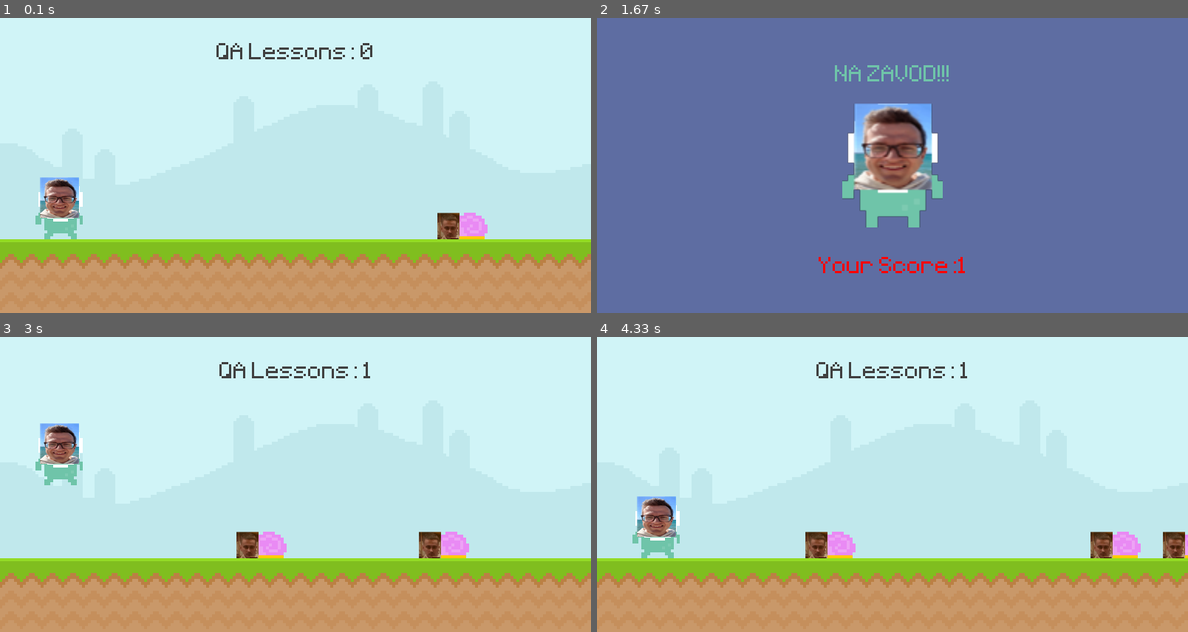
Above: before the commit, frames 1-4 (two rows, left to right).
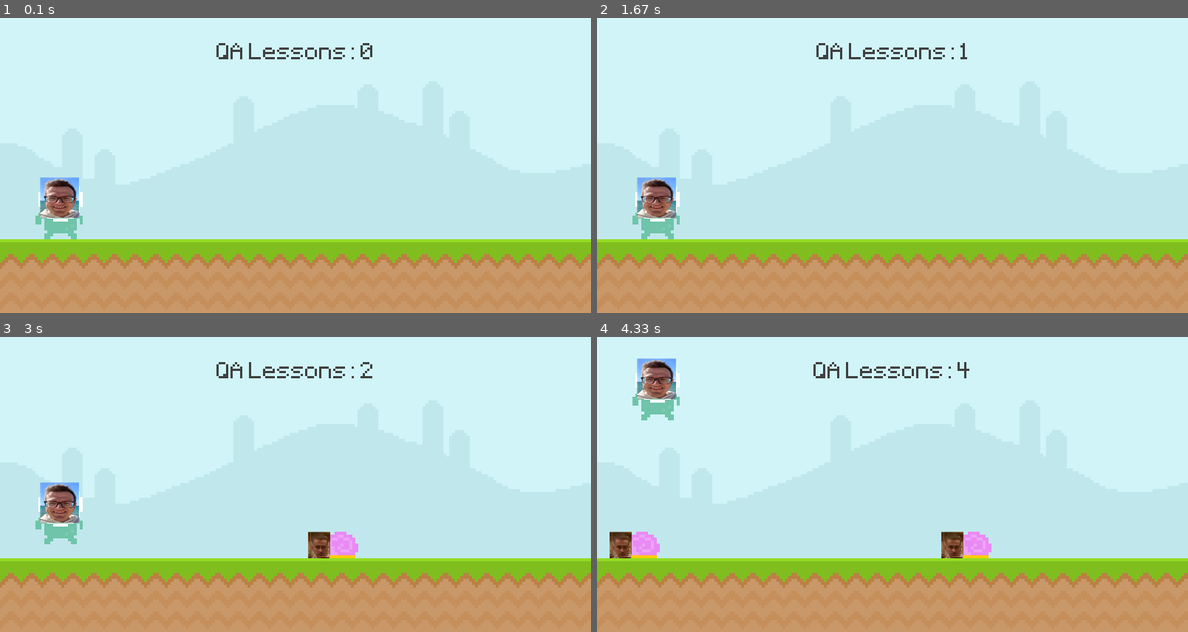
Above: after the commit, the same moments.

Repository: akglebak16/game_runner_python.py
Game: pygame game, started from pygame_project11.py
The game is run twice, just before and just after one commit, with the same random seed, the same clock (stepped at 60 frames per second) and the same inputs.
Inputs (mouse positions are in pixels of both pictures, inside the frame that each line leads up to):
- Up to frame 1 (0.1 s): no input
- Up to frame 2 (1.67 s): click (656, 206) at 0.38 s
- Up to frame 3 (3 s): tap Space at 1.67, 2.07, 2.37, 2.9 s
- Up to frame 4 (4.33 s): tap Space at 3.2, 3.97 s

The runs differ from the first frame. In frame 1, 0.7% of the frame differs, in the area x 74-83%, y 66-75%; in frame 2, 100%, in the area x 0-100%, y 0-100%; in frame 3, 5.2%; in frame 4, 6.1%.

Commit message:
added new enemy

Diff:
--- a/pygame_project11.py
+++ b/pygame_project11.py
@@ -11,15 +11,18 @@
     return current_time
 
 
-def obsticle_movement(obsticle_list):
-    if obsticle_list:
-        for obsticle_rect in obsticle_list:
-            obsticle_rect.x -= 5
+def obstacle_movement(obstacle_list):
+    if obstacle_list:
+        for obstacle_rect in obstacle_list:
+            obstacle_rect.x -= 5
 
-            screen.blit(snail_surface, obsticle_rect)
-        return obsticle_list
+            if obstacle_rect.bottom == 300: screen.blit(snail_surface, obstacle_rect)
+            else: screen.blit(fly_surf,obstacle_rect)
+        obstacle_list = [obstacle for obstacle in obstacle_list if obstacle.x > - 100]
+        return obstacle_list
     else:
         return []
+
 
 pygame.init()
 screen = pygame.display.set_mode((800, 400))
@@ -37,9 +40,10 @@
 # score_rect = text_surface.get_rect(center=(400, 50))
 
 snail_surface = pygame.image.load("graphics/snail/snail1.png").convert_alpha()
-snail_rectangle = snail_surface.get_rect(bottomright=(700, 300))
 
-obsticle_tect_list = []
+fly_surf = pygame.image.load("graphics/fly/fly1.png").convert_alpha()
+
+obstacle_rect_list = []
 
 player_surface = pygame.image.load('graphics/player/player_walk_1.png').convert_alpha()
 player_rectangle = player_surface.get_rect(midbottom=(80, 300))
@@ -56,7 +60,7 @@
 
 # Timer
 obstacle_timer = pygame.USEREVENT + 1
-pygame.time.set_timer(obstacle_timer, 2000)
+pygame.time.set_timer(obstacle_timer, 1500)
 
 while True:
     for event in pygame.event.get():
@@ -75,11 +79,13 @@
         else:
             if event.type == pygame.KEYDOWN and event.key == pygame.K_SPACE:
                 game_active = True
-                snail_rectangle.left = 800
                 start_time = int(pygame.time.get_ticks() / 1000)
 
         if event.type == obstacle_timer and game_active:
-            obsticle_tect_list.append(snail_surface.get_rect(bottomright=(random.randint(900, 1100), 300)))
+            if random.randint(0, 2):
+                obstacle_rect_list.append(snail_surface.get_rect(bottomright=(random.randint(900, 1100), 300)))
+            else:
+                obstacle_rect_list.append(fly_surf.get_rect(bottomright=(random.randint(900, 1100), 210)))
 
     if game_active:
         screen.blit(sky_surface, (0, 0))
@@ -93,9 +99,9 @@
         # if keys[pygame.K_SPACE]:
         #     print("jump")
         score = display_score()
-        snail_rectangle.x -= 6
-        if snail_rectangle.right <= 0: snail_rectangle.left = 800
-        screen.blit(snail_surface, snail_rectangle)
+        # snail_rectangle.x -= 6
+        # if snail_rectangle.right <= 0: snail_rectangle.left = 800
+        # screen.blit(snail_surface, snail_rectangle)
         # player
         player_gravity += 1
         player_rectangle.y += player_gravity
@@ -103,11 +109,9 @@
         if player_rectangle.bottom >= 300: player_rectangle.bottom = 300
         screen.blit(player_surface, player_rectangle)
 
-        obsticle_tect_list = obsticle_movement(obsticle_tect_list)
+        obstacle_rect_list = obstacle_movement(obstacle_rect_list)
 
         # collision
-        if snail_rectangle.colliderect(player_rectangle):
-            game_active = False
     else:
         screen.fill((94, 109, 162))
         screen.blit(player_stand, player_stand_rect)
